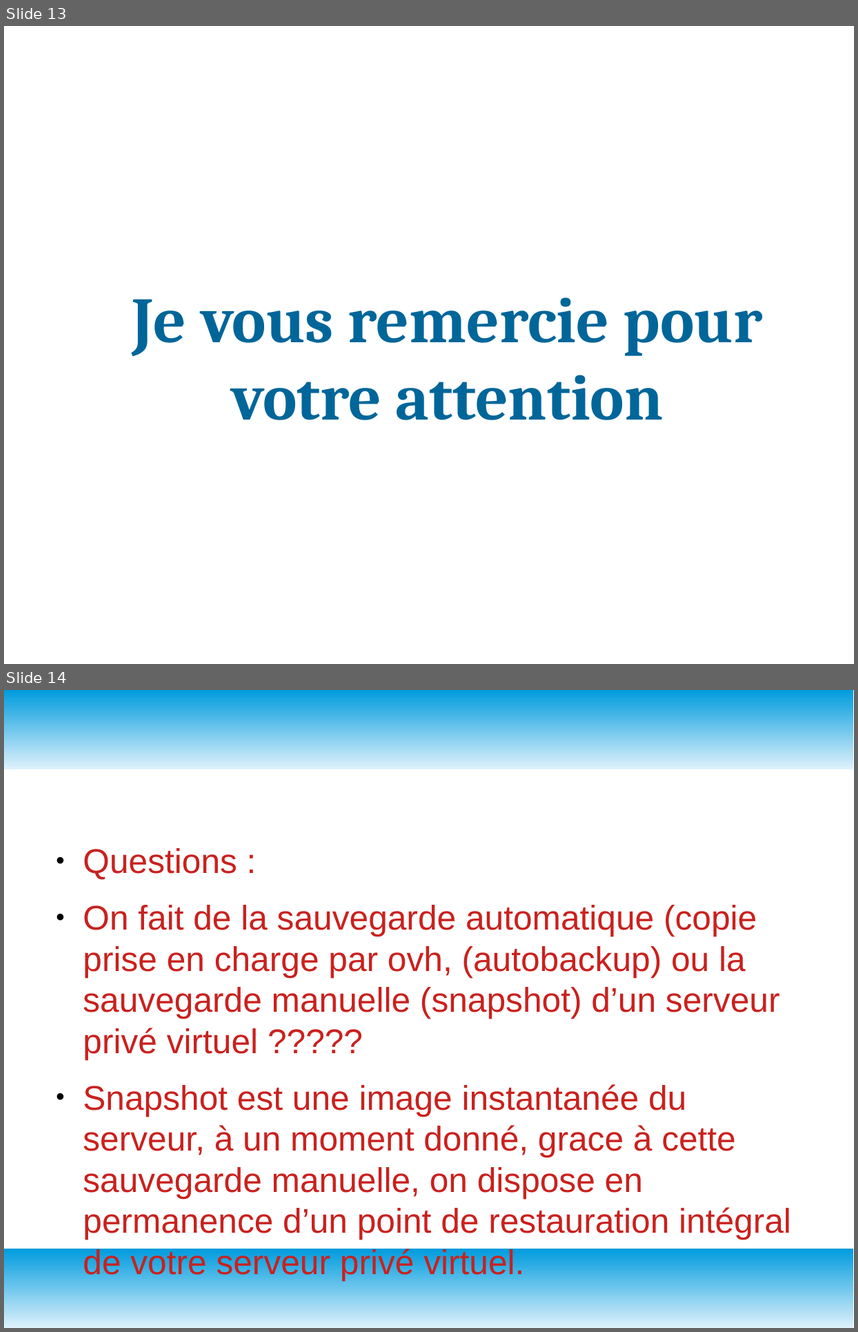
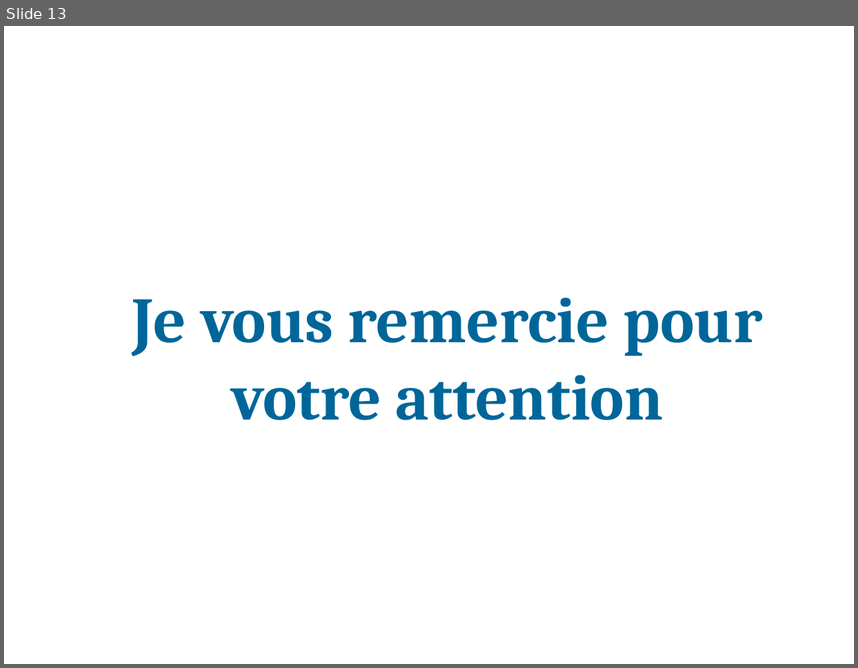
Before and after one commit to NOMEZA/projet_7_repository, a slide deck: Présentation projet_7.odp. Shown one above the other, each under a label of ours: slides 13 and 14 before the commit, slide 13 after it. The pictures are 858x1332 and 858x668 pixels, drawn with LibreOffice and Linux fonts; fonts in the diff are those of the drawing; background and template pictures are left out. Boxes give left, top, right and bottom in pixels: in the first picture for what was removed or moved away, otherwise in the second. Text is boxed around its words. In the diff, an @@ line names an element or a change of style, - is before the commit and + after.

```diff
--- a/Présentation projet_7.odp
+++ b/Présentation projet_7.odp
@@ slide 14 removed at box(4, 690, 854, 1328), background #FFFFFF @@
@@ rectangle removed at box(4, 690, 854, 769) @@
@@ text removed at box(83, 848, 791, 1281) @@
-● Questions :
-● On fait de la sauvegarde automatique (copie prise en charge par ovh, (autobackup) ou la sauvegarde manuelle (snapshot) d’un serveur privé virtuel ?????
-● Snapshot est une image instantanée du serveur, à un moment donné, grace à cette sauvegarde manuelle, on dispose en permanence d’un point de restauration intégral de votre serveur privé virtuel.
@@ rectangle removed at box(4, 1248, 854, 1328) @@
```
Also in this commit, not shown: 1 slide added, 8 other files.
